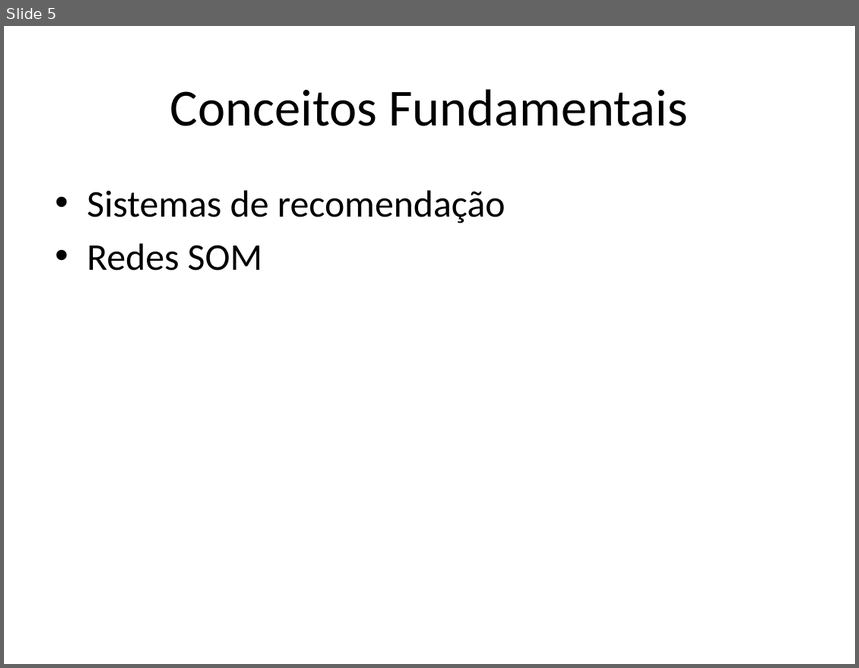
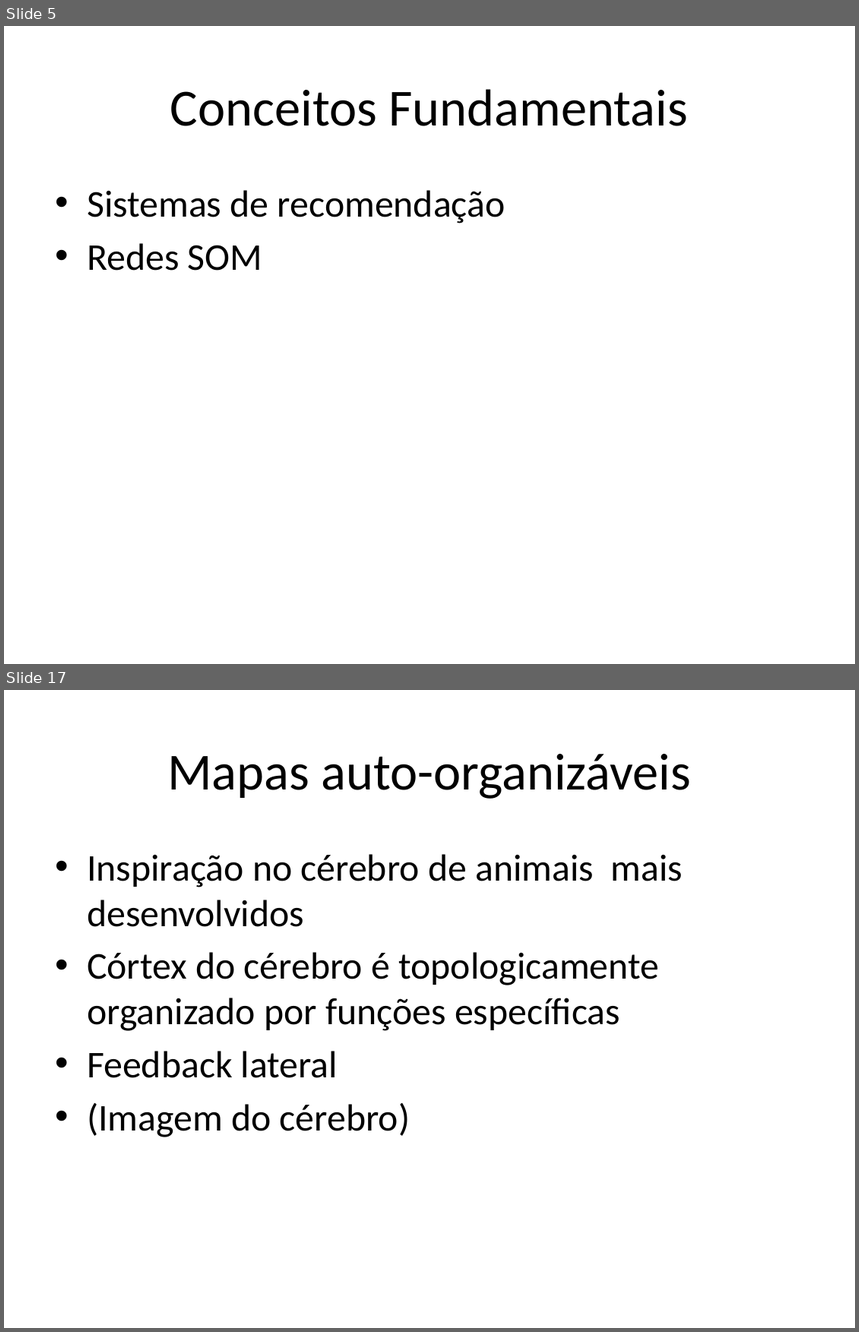
Before and after one commit to andersonberg/srsom, a slide deck: Apresentação/TCC_AndersonBerg_Apresentação.pptx. Shown one above the other, each under a label of ours: slide 5 before the commit, slides 5 and 17 after it; the slides between them are not shown. The pictures are 859x668 and 859x1332 pixels, drawn with LibreOffice and Linux fonts; fonts in the diff are those of the drawing. Boxes give left, top, right and bottom in pixels: in the first picture for what was removed or moved away, otherwise in the second. Text is boxed around its words. In the diff, an @@ line names an element or a change of style, - is before the commit and + after.

```diff
--- a/Apresentação/TCC_AndersonBerg_Apresentação.pptx
+++ b/Apresentação/TCC_AndersonBerg_Apresentação.pptx
@@ slide 17 added at <box>4,690,855,1328</box>, background #FFFFFF @@
@@ title added at <box>167,754,691,799</box>, 44 pt, text #000000 @@
+Mapas auto-organizáveis
@@ text added at <box>87,854,683,1138</box>, 32 pt, text #000000 @@
+• Inspiração no cérebro de animais mais desenvolvidos
+• Córtex do cérebro é topologicamente organizado por funções específicas
+• Feedback lateral
+• (Imagem do cérebro)
```
Also in this commit, not shown: 25 other slides added, 1 slide removed, 4 other files.
